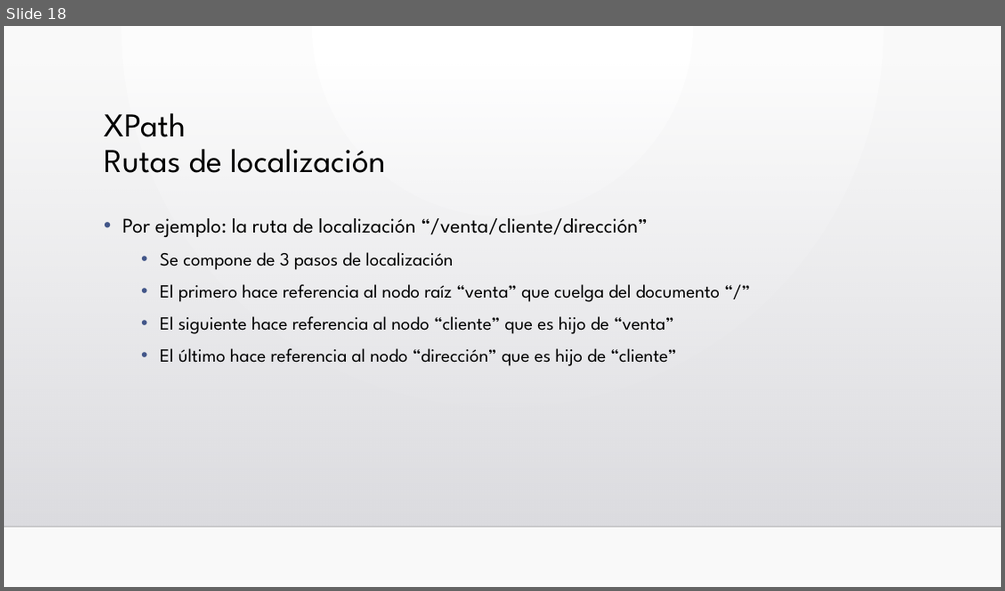
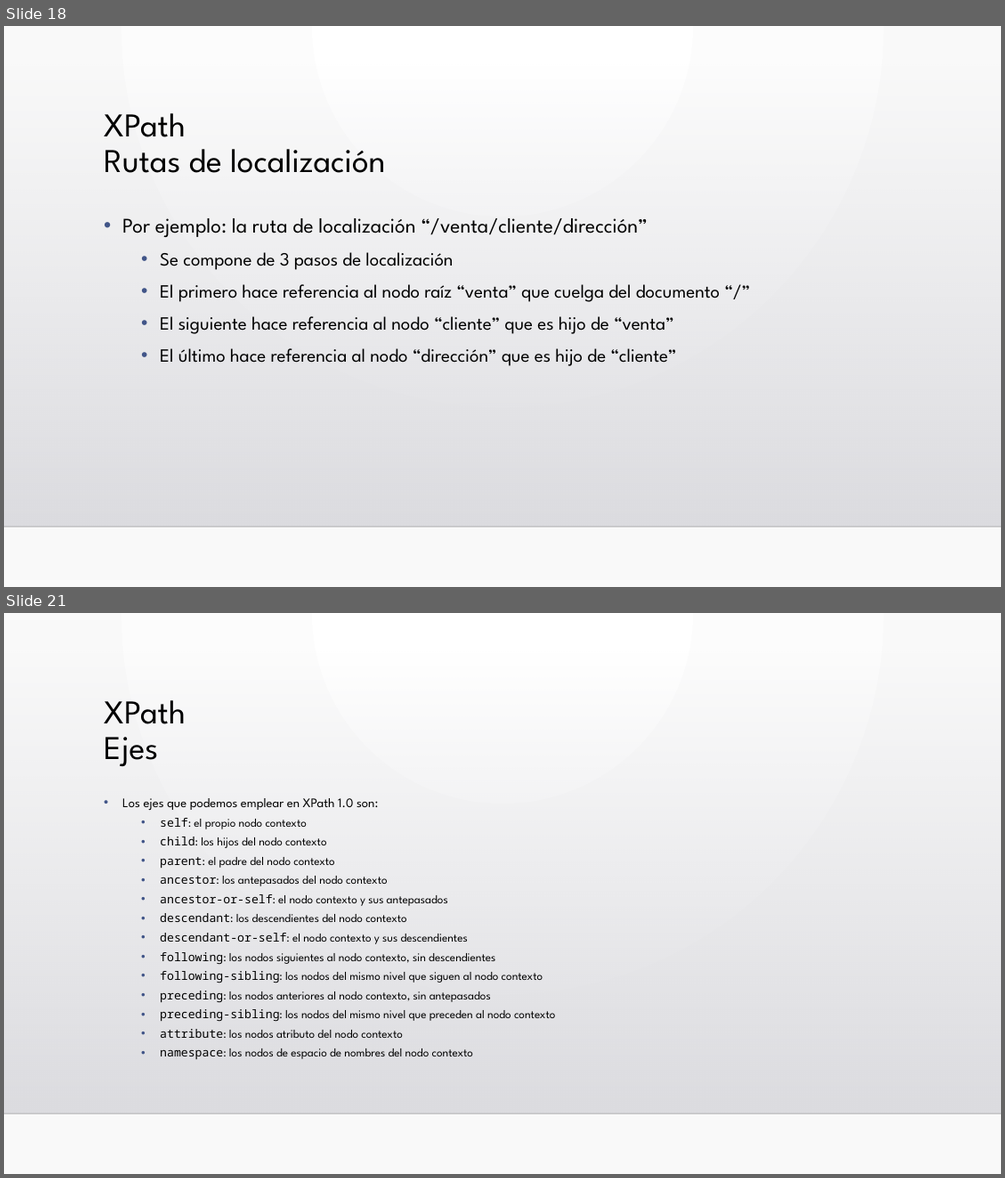
Before and after one commit to llllJokerllll/Lima, a slide deck: Unidad3/UD 03.3 XPath.pptx. Shown one above the other, each under a label of ours: slide 18 before the commit, slides 18 and 21 after it; the slides between them are not shown. The pictures are 1005x591 and 1005x1178 pixels, drawn with LibreOffice and Linux fonts; fonts in the diff are those of the drawing; background and template pictures are left out. Boxes give left, top, right and bottom in pixels: in the first picture for what was removed or moved away, otherwise in the second. Text is boxed around its words. In the diff, an @@ line names an element or a change of style, - is before the commit and + after.

```diff
--- a/Unidad3/UD 03.3 XPath.pptx
+++ b/Unidad3/UD 03.3 XPath.pptx
@@ slide 21 added at [4,613,1001,1174], background gradient #FFFFFF to #FAFAFA; not listed: 2 template elements that a slide beside it also shows @@
@@ title added at [104,700,186,766], 32 pt, text #000000 @@
+XPath
+Ejes
@@ text added at [122,798,555,1059], 11.2 pt, text #000000 @@
+• Los ejes que podemos emplear en XPath 1.0 son:
+  • self: el propio nodo contexto
+  • child: los hijos del nodo contexto
+  • parent: el padre del nodo contexto
+  • ancestor: los antepasados del nodo contexto
+  • ancestor-or-self: el nodo contexto y sus antepasados
+  • descendant: los descendientes del nodo contexto
+  • descendant-or-self: el nodo contexto y sus descendientes
+  • following: los nodos siguientes al nodo contexto, sin descendientes
+  • following-sibling: los nodos del mismo nivel que siguen al nodo contexto
+  • preceding: los nodos anteriores al nodo contexto, sin antepasados
+  • preceding-sibling: los nodos del mismo nivel que preceden al nodo contexto
+  • attribute: los nodos atributo del nodo contexto
+  • namespace: los nodos de espacio de nombres del nodo contexto
```
Also in this commit, not shown: 23 other slides added, 1 slide removed, 3 other files.
